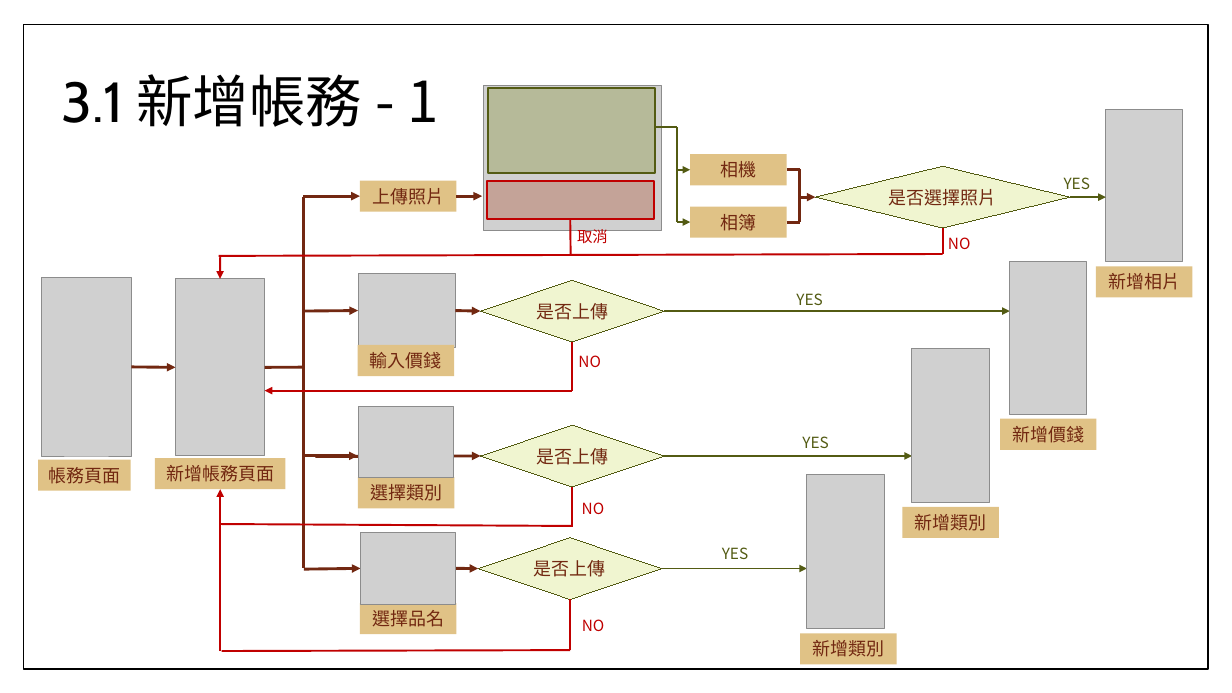
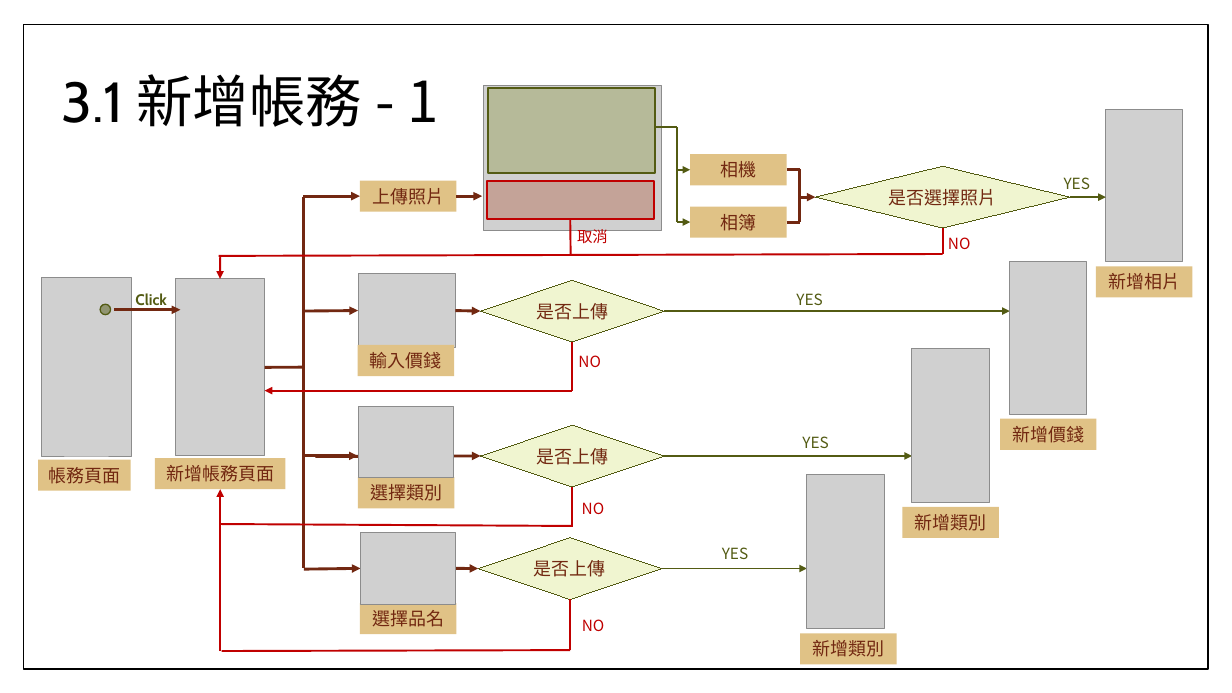
Before and after one commit to TzuHua0706/wk6, a slide deck: slide 10 of UX framework for MoneyCare.pptx. Drawn at 1232x693 pixels with LibreOffice and Linux fonts; fonts in the diff are those of the drawing; grey boxes stand for pictures; background and template pictures are left out. Boxes give left, top, right and bottom in pixels: in the first picture for what was removed or moved away, otherwise in the second. Text is boxed around its words. In the diff, an @@ line names an element or a change of style, - is before the commit and + after.

```diff
--- a/UX framework for MoneyCare.pptx
+++ b/UX framework for MoneyCare.pptx
@@ text added at [135, 293, 166, 310], 12 pt, text #535C14, bold @@
+Click
@@ ellipse added at [100, 304, 110, 314], fill #535C14 at 50% opacity, outline #535C14 1 pt @@
@@ arrow moved from (131, 367) - (176, 368) to (115, 310) - (180, 310) @@
```
Also in this commit, not shown: 6 other slides changed, 1 other file.
